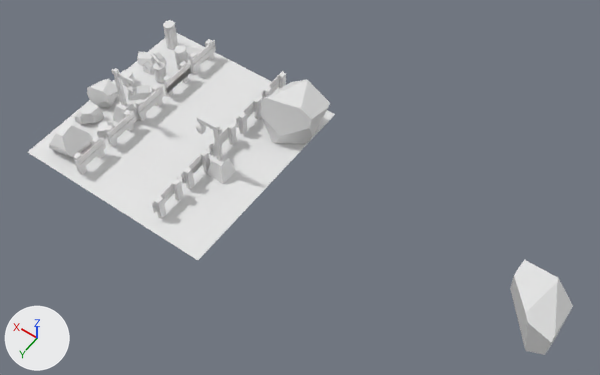
Two versions of the Blender file 36-portail-scene-blender/portal.blend, one commit apart.
The view is the same before and after, from a camera (50 mm lens) standing at (-7.68, 7.09, 11.45) and looking at (-2.71, 0.13, 0.52). Arrows for +X, +Y and +Z are at lower left; the lights stay in place.
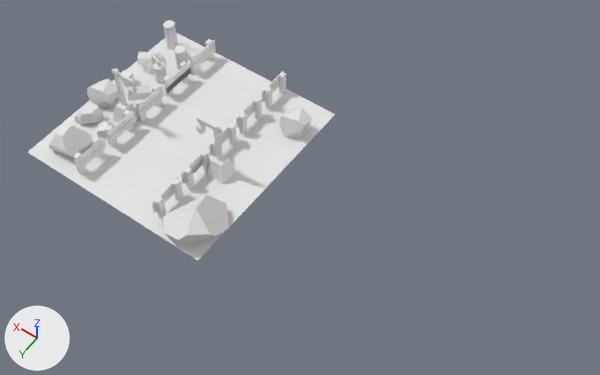
What differs and where, as boxes (x1, y1, x2, y2) in the pictures (600 x 375 px):
'Cube.058', moved, turned, rescaled: before (510, 260, 573, 355); after (163, 195, 229, 245)
'Cube.057', moved, rescaled (52% narrower, 52% shorter): before (260, 79, 330, 144); after (279, 107, 312, 138)

The change in detail:
Object 'Cube.057' (ob_cube_057) moves from (-1.66, -1.22, 0.46) to (-1.66, -1.22, 0.22).
Object 'Cube.057' (ob_cube_057) is rescaled from (0.458, 0.458, 0.458) to (0.22, 0.22, 0.22).
Object 'Cube.058' (ob_cube_058) moves from (-6.89, 0.0, 0.46) to (-1.61, 1.55, 0.17).
Object 'Cube.058' (ob_cube_058) turns from (0, 0, 0) to (-81, 48, -129) degrees about x, y and z.
Object 'Cube.058' (ob_cube_058) is rescaled from (0.458, 0.458, 0.458) to (0.377, 0.377, 0.377).
